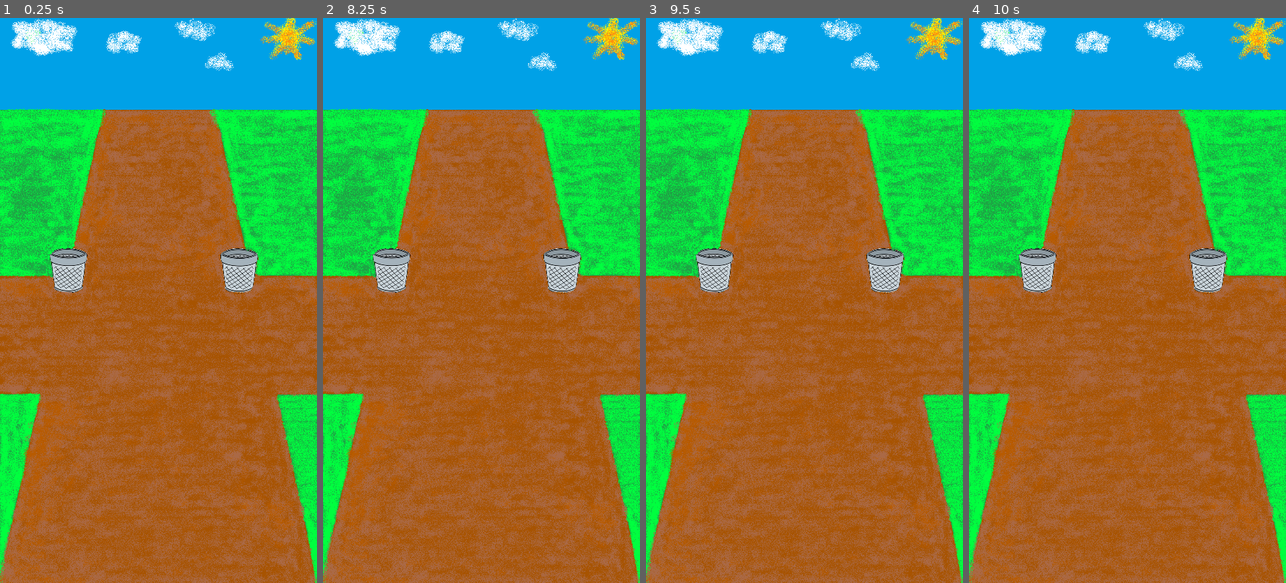
Above: before the commit, frames 1-4 (left to right).
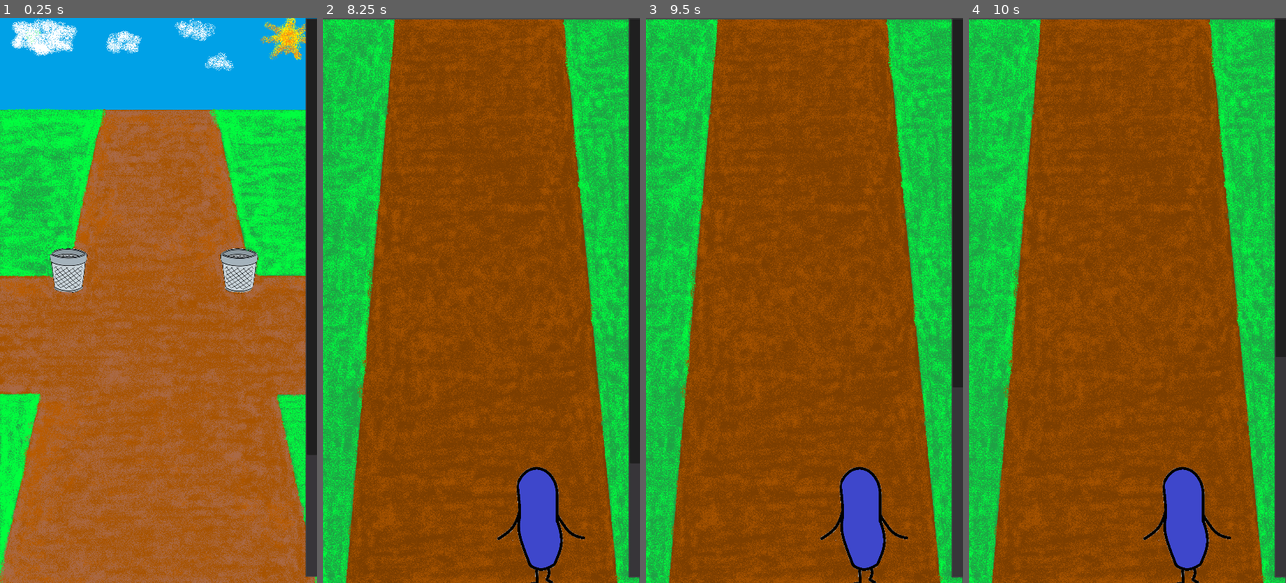
Above: after the commit, the same moments.

Repository: Jugendhackt/SWTU
Game: Godot game, scene res://scenes/Levels/CigaretteLevel.tscn
The game is run twice, just before and just after one commit, with the same random seed, the same clock (stepped at 60 frames per second) and the same inputs. The engine's default icon, where the game draws it, is replaced by a stand-in: a white triangle on a blue panel in a dark square.
Inputs:
- Up to frame 1 (0.25 s): no input
- Up to frame 2 (8.25 s): click "Left" at 0.5 s; click "Right" at 1.25 s; click "Top" at 2 s; click "Bottom" at 2.75 s; tap Enter at 3.5, 6.5 s; hold Right (ui_right) 3.53-4.28 s; tap Space at 4.25 s; hold Down (ui_down) 4.28-5.03 s; hold Right (ui_right) 5.03-5.78 s; hold Up (ui_up) 5.78-6.53 s; hold Left (ui_left) 6.53-8.03 s; hold Down (ui_down) from 8.03 s (still down)
- Up to frame 3 (9.5 s): release Down (ui_down) at 8.78 s; hold Right (ui_right) from 8.78 s (still down)
- Up to frame 4 (10 s): tap Space at 9.5 s; release Right (ui_right) at 9.53 s; hold Up (ui_up) from 9.53 s (still down)

The runs differ from the first frame. In frame 1, 3.7% of the frame differs, in the area x 96-100%, y 0-99%; in frame 2, 88%, in the area x 0-100%, y 0-100%; in frame 3, 88%; in frame 4, 88%.

Commit message:
getting ready for presentation

Diff:
--- a/SWTU/Node2D.gd
+++ b/SWTU/Node2D.gd
@@ -32,21 +32,7 @@
 		add_child(bagSpawner)
 
 func _process(delta):
-	for player in audioPlayers:
-		var cBag
-		var lastDist = 5000000
-		for bag in bags[audioPlayers.find(player)]:
-			var distance = sqrt(pow(bag.position.x,2) + pow(bag.position.y,2))
-			if(distance < lastDist):
-				cBag = bag
-				lastDist = distance
-		if cBag == null:
-			return
-
-		var distance = sqrt(pow(cBag.position.x,2) + pow(cBag.position.y,2))
-		player.set_volume_db(distMod/distance)
-		if(!player.isPlaying()):
-			player.play()
+	pass
 
 
 func handlePlayerCollision(var collider: KinematicCollision2D):
--- a/SWTU/bagSpawner.gd
+++ b/SWTU/bagSpawner.gd
@@ -18,7 +18,7 @@
 	get_parent().add_child(bag)
 	bag.setPosition(position.x,position.y)
 	bag.go()
-	get_parent().
+	#get_parent().
 
 	var tMod = Globals.get_time_modifier()
 	diffOffset = rand.randf_range(4 * tMod,30 * tMod)
--- a/SWTU/scenes/Levels/CigaretteLevel.tscn
+++ b/SWTU/scenes/Levels/CigaretteLevel.tscn
@@ -19,6 +19,7 @@
 
 [node name="CigaretteLevel" index="0" instance=ExtResource( 1 )]
 script = ExtResource( 2 )
+baseTime = 15
 
 [node name="left" type="Button" parent="." index="1"]
 margin_top = 640.0
@@ -57,24 +58,29 @@
 script = ExtResource( 6 )
 
 [node name="Player" type="Sprite" parent="." index="5"]
+visible = false
 modulate = Color( 0.831373, 0.803922, 0.356863, 1 )
 position = Vector2( 512, 896 )
 texture = ExtResource( 7 )
 
 [node name="SpawnUp" type="Node2D" parent="." index="6"]
+visible = false
 position = Vector2( 512, 352 )
 
 [node name="SpawnDown" type="Node2D" parent="." index="7"]
+visible = false
 position = Vector2( 512, 1600 )
 
 [node name="SpawnRight" type="Node2D" parent="." index="8"]
+visible = false
 position = Vector2( 928, 896 )
 
 [node name="SpawnLeft" type="Node2D" parent="." index="9"]
+visible = false
 position = Vector2( 160, 896 )
 
 [node name="AnimationPlayer" type="AnimationPlayer" parent="." index="10"]
 
-[node name="background" type="Sprite" parent="." index="12"]
+[node name="background" type="Sprite" parent="." index="11"]
 position = Vector2( 540, 960 )
 texture = ExtResource( 8 )
--- a/SWTU/scenes/Levels/PlasticCollect.tscn
+++ b/SWTU/scenes/Levels/PlasticCollect.tscn
@@ -15,6 +15,7 @@
 one_shot = true
 
 [node name="Player" parent="." instance=ExtResource( 2 )]
+position = Vector2( 550, 220 )
 human = true
 
 [node name="Sprite" type="Sprite" parent="."]
@@ -23,7 +24,7 @@
 texture = ExtResource( 3 )
 
 [node name="endCollider" type="KinematicBody2D" parent="."]
-position = Vector2( 0, 1932 )
+position = Vector2( 507.584, 1927.39 )
 script = ExtResource( 4 )
 
 [node name="endColliderShape " type="CollisionShape2D" parent="endCollider"]
--- a/SWTU/scripts/CigaretteLevel.gd
+++ b/SWTU/scripts/CigaretteLevel.gd
@@ -4,6 +4,8 @@
 const dirs = ["Up", "Left", "Down", "Right"]
 
 var random = null
+var success = 0
+var success_min = 0
 
 var roundFinished = false
 var selButton = ""
@@ -20,6 +22,8 @@
 	._ready()
 	randomize()
 	random_bboy()
+
+	success_min = 2 + int(Globals.get_difficulty() / 40)
 
 	random = randi()%4+1
 	self.add_child(player)
@@ -58,24 +62,28 @@
 		if(random == 1):
 			if(selButton == "left"):
 				print("Left? Thats right!")
+				correct()
 			else:
 				print("Thats false!")
 
 		elif(random == 2):
 			if(selButton == "right"):
 				print("Right? Thats right!")
+				correct()
 			else:
 				print("Thats false!")
 
 		elif(random == 3):
 			if(selButton == "top"):
 				print("Top? Thats right!")
+				correct()
 			else:
 				print("Thats false!")
 
 		elif(random == 4):
 			if(selButton == "bottom"):
 				print("Bottom? Thats right!")
+				correct()
 			else:
 				print("Thats false!")
 
@@ -106,3 +114,9 @@
 	$left.disabled = false
 	$top.disabled = false
 	$bottom.disabled = false
+
+func correct():
+	success += 1
+	if success >= success_min:
+		Globals.round_finished(false)
+		Globals.random_level()
--- a/SWTU/scripts/Level.gd
+++ b/SWTU/scripts/Level.gd
@@ -12,7 +12,7 @@
 	print("Called ready in Level")
 	var difficulty = Globals.get_difficulty()
 	print("Level difficulty: " + str(difficulty))
-	timer.start(baseTime*Globals.get_time_modifier())
+	timer.start((baseTime / 4) + (baseTime / 4) * 3 * Globals.get_time_modifier())
 	print("Level timer: " + str(timer.time_left))
 
 func _process(delta):
